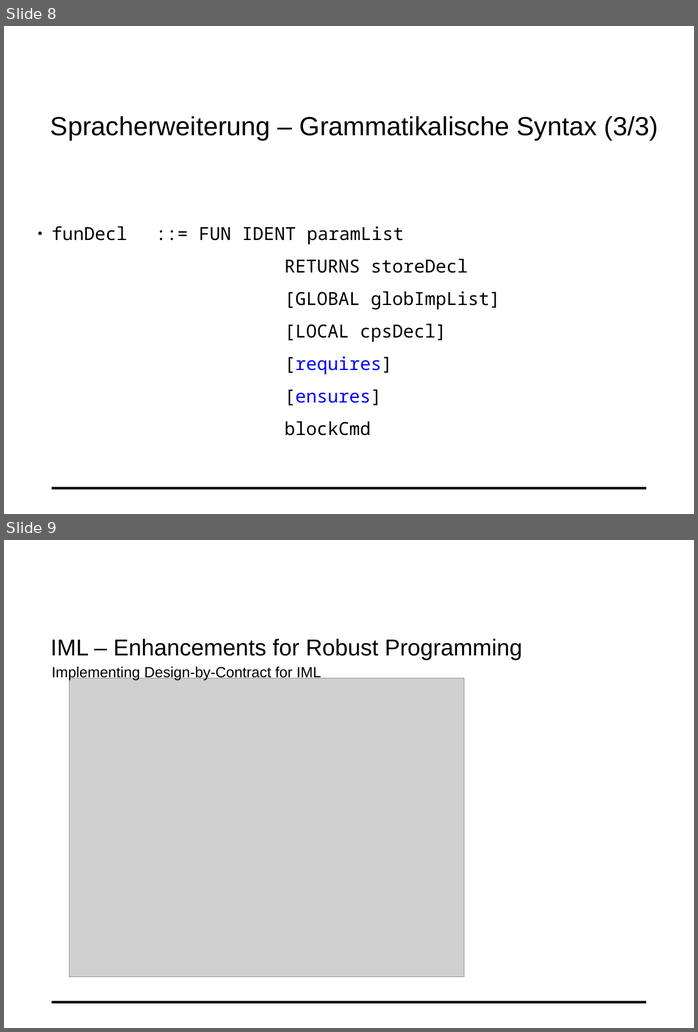
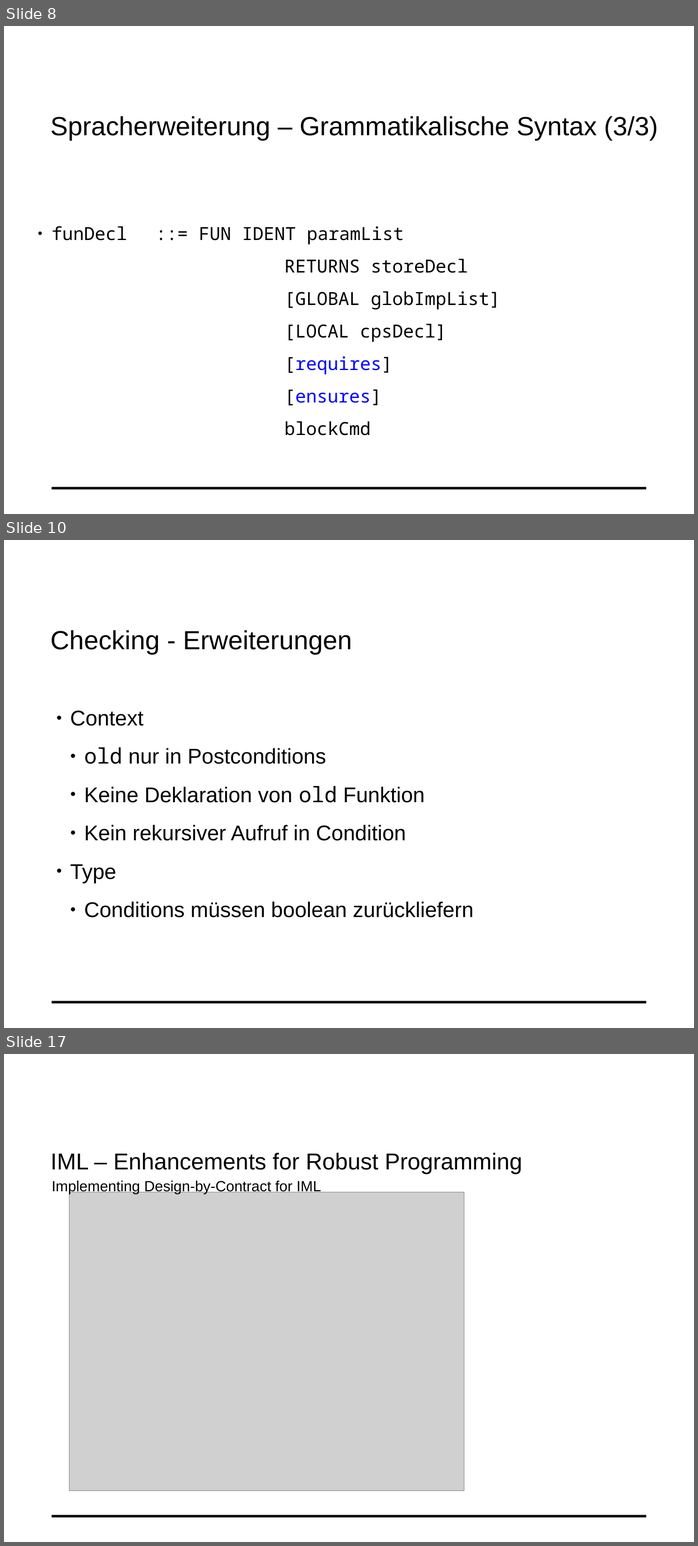
Before and after one commit to fluescher/iml-compiler, a slide deck: IML-Conditions.odp. Shown one above the other, each under a label of ours: slides 8 and 9 before the commit, slides 8, 10 and 17 after it; the slides between them are not shown. The pictures are 698x1032 and 698x1546 pixels, drawn with LibreOffice and Linux fonts; fonts in the diff are those of the drawing; grey boxes stand for pictures; background and template pictures are left out. Boxes give left, top, right and bottom in pixels: in the first picture for what was removed or moved away, otherwise in the second. Text is boxed around its words. In the diff, an @@ line names an element or a change of style, - is before the commit and + after.

```diff
--- a/IML-Conditions.odp
+++ b/IML-Conditions.odp
@@ slide 10 added at (4, 540, 694, 1028), background #FFFFFF; not listed: 1 template element that a slide beside it also shows @@
@@ text added at (50, 630, 352, 655), 32 pt, text #000000 @@
+Checking - Erweiterungen
@@ text added at (70, 710, 474, 917), 26 pt, text #000000 @@
+● Context
+  ● old nur in Postconditions
+  ● Keine Deklaration von old Funktion
+  ● Kein rekursiver Aufruf in Condition
+● Type
+  ● Conditions müssen boolean zurückliefern
@@ what was slide 9 is now slide 17 @@
```
Also in this commit, not shown: 3 slides changed, 7 other slides added, 1 other file.
